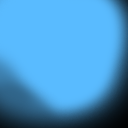
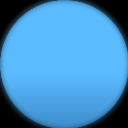
Layers edited between the first and the second w=128, h=128 image:
added layer "Gradient Fill 3" (multiply, 35%) above "Gradient Fill 2" over [0, 0, 128, 128]
added layer "Gradient Fill 2" above "Layer 11" over [0, 0, 128, 128]
hid "Layer 11", painted on it over [0, 0, 128, 128]
hid "Layer 10", painted on it over [0, 0, 128, 128]
hid "Color Fill 1" over [0, 0, 128, 128]